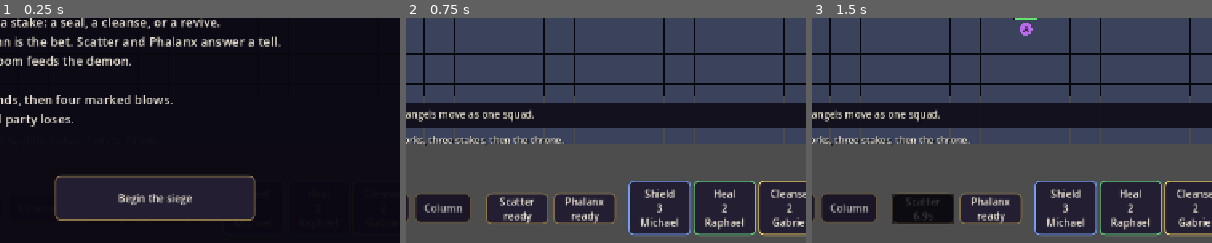
Above: before the commit, frames 1-3 (left to right).
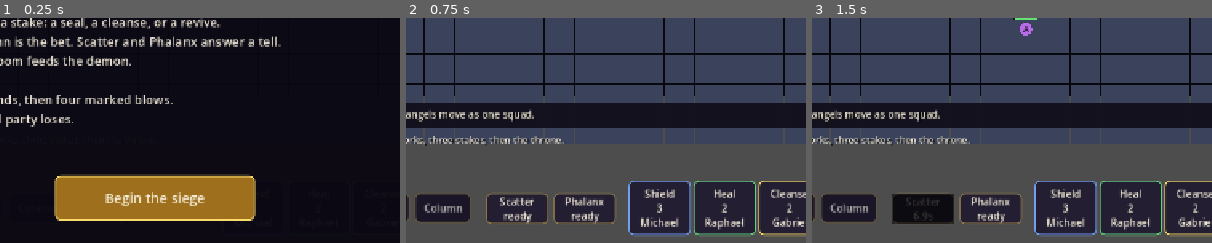
Above: after the commit, the same moments.

Repository: EliteSavior/celestial-q-siege
Game: Godot game, scene res://Main.tscn
Two runs of this game, one before a commit and one after it. Both use one fixed random seed, a clock stepped at 60 frames per second and the inputs below.
Inputs:
- Up to frame 1 (0.25 s): no input
- Up to frame 2 (0.75 s): click "Scatter ready" at 0.5 s
- Up to frame 3 (1.5 s): click "Scatter ready" at 1.25 s
The pictures show only the part of the screen within x 31-81%, y 50-100%; the shares and areas given below are measured in that part.

The runs differ from the first frame. In frame 1, 10% of the frame differs, in the area x 13-64%, y 70-91%; in frame 2, nothing differs; in frame 3, nothing differs.

Commit message:
Keep the playfield off the coach and gold the next-step buttons.
Clip dungeon drawing to the board inset so tiles do not run under the hint bar. Begin, Siege again, and Try again use a gold fill so the loop's next action reads as a button.

Co-authored-by: EliteSavior <EliteSavior@users.noreply.github.com>

Diff:
--- a/game/board_view.gd
+++ b/game/board_view.gd
@@ -64,6 +64,7 @@
 
 func _ready() -> void:
 	mouse_filter = Control.MOUSE_FILTER_IGNORE
+	RenderingServer.canvas_item_set_clip(get_canvas_item(), true)
 
 
 func handle_tap(screen: Vector2) -> void:
@@ -140,6 +141,7 @@
 	var font := ThemeDB.fallback_font
 	var view_pos := Vector2(INSET_L, INSET_T)
 	var view_size := _view_size()
+	RenderingServer.canvas_item_set_custom_rect(get_canvas_item(), true, Rect2(view_pos, view_size))
 	draw_rect(Rect2(view_pos, view_size), Color(0.03, 0.03, 0.05))
 	var map = game.sim.map
 	var vis := {}
--- a/game/hud.gd
+++ b/game/hud.gd
@@ -461,6 +461,7 @@
 	l.mouse_filter = Control.MOUSE_FILTER_IGNORE
 	_brief.add_child(l)
 	_begin = _btn("Begin the siege", Vector2(480, 612), Vector2(320, 72), _on_begin, _brief)
+	_gold_button(_begin)
 
 
 func _build_end() -> void:
@@ -498,6 +499,7 @@
 	_end_label.mouse_filter = Control.MOUSE_FILTER_IGNORE
 	_end.add_child(_end_label)
 	_again = _btn("Siege again", Vector2(480, 470), Vector2(320, 72), _on_restart, _end)
+	_gold_button(_again)
 	_to_title = _btn("Title", Vector2(520, 554), Vector2(240, 64), _on_title, _end)
 
 
@@ -739,6 +741,22 @@
 	l.add_theme_constant_override("shadow_offset_y", 1)
 	add_child(l)
 	return l
+
+
+func _gold_button(b: Button) -> void:
+	var normal := StyleBoxFlat.new()
+	normal.bg_color = Color(0.62, 0.44, 0.12)
+	normal.border_color = Color(0.98, 0.86, 0.42)
+	normal.set_border_width_all(2)
+	normal.set_corner_radius_all(8)
+	var hover := normal.duplicate()
+	hover.bg_color = Color(0.78, 0.56, 0.16)
+	var pressed := normal.duplicate()
+	pressed.bg_color = Color(0.42, 0.28, 0.08)
+	b.add_theme_stylebox_override("normal", normal)
+	b.add_theme_stylebox_override("hover", hover)
+	b.add_theme_stylebox_override("pressed", pressed)
+	b.add_theme_font_size_override("font_size", 22)
 
 
 func _btn(text: String, at: Vector2, sz: Vector2, cb: Callable, parent: Node = null) -> Button:
